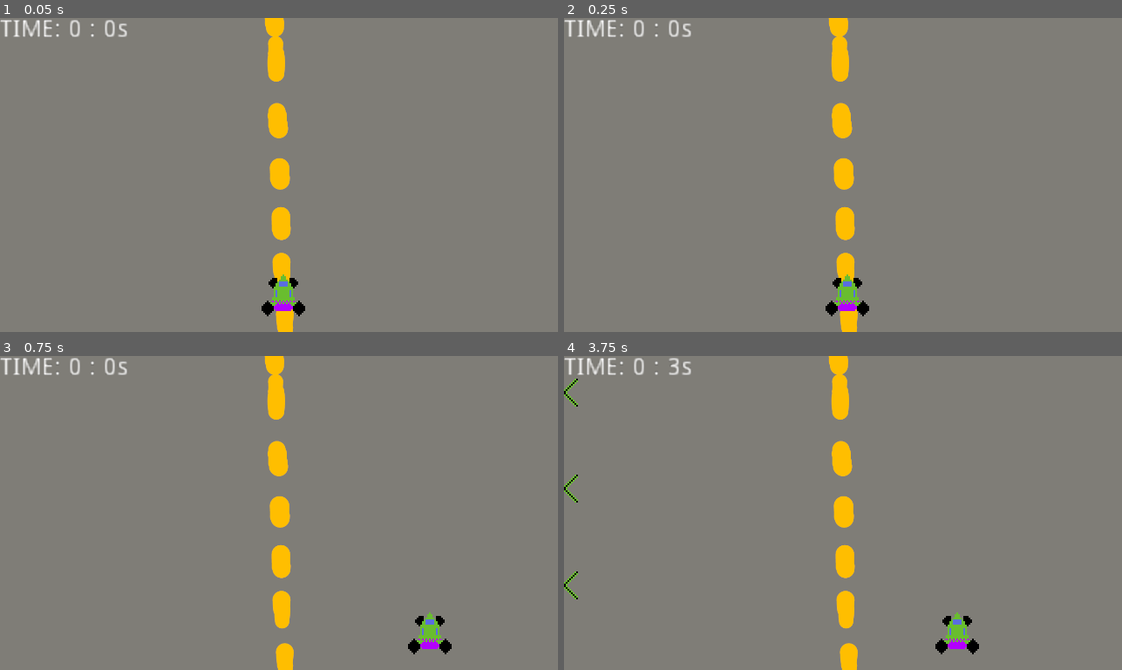
Above: before the commit, frames 1-4 (two rows, left to right).
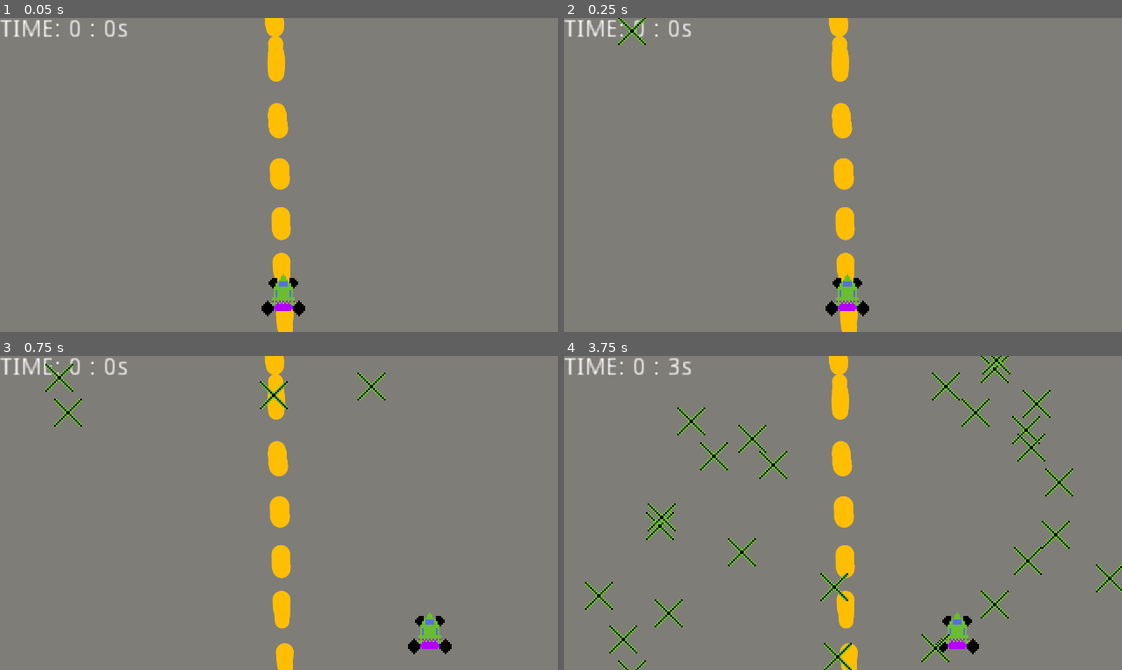
Above: after the commit, the same moments.

Repository: SzymanskiFilip/Racing2D-Godot
Game: Godot game, scene res://Scenes/GameScene.tscn
The game is run twice, just before and just after one commit, with the same random seed, the same clock (stepped at 60 frames per second) and the same inputs.
Inputs:
- Up to frame 1 (0.05 s): no input
- Up to frame 2 (0.25 s): no input
- Up to frame 3 (0.75 s): hold Right (ui_right) from 0.53 s (still down)
- Up to frame 4 (3.75 s): release Right (ui_right) at 1.28 s; hold Left (ui_left) 1.28-2.03 s; hold Right (ui_right) 2.03-3.53 s; hold Left (ui_left) from 3.53 s (still down)

Frame 1 is identical in both runs. In frame 2, 0.1% of the frame differs, in the area x 9-15%, y 0-9%; in frame 3, 0.6%; in frame 4, 4.0%, in the area x 0-100%, y 0-100%.

Commit message:
change scene on car collision

Diff:
--- a/Scenes/GameScene.gd
+++ b/Scenes/GameScene.gd
@@ -1,9 +1,19 @@
 extends Node2D
 
 const OBSTACLE = preload("res://Scenes/Obstacle.tscn")
+var randomizer = RandomNumberGenerator.new()
 
 
 func _on_Timer_timeout():
-	print("SPAWN")
 	var obstacle = OBSTACLE.instance()
+	var randomXPosition = randomizer.randi_range(10, 500)
+	obstacle.position.x = randomXPosition
 	add_child(obstacle)
+
+
+func change_scene():
+	get_tree().change_scene("res://Scenes/EndScreen.tscn")
+
+func _on_Car_LOST():
+	print("CHANGE TO LOSE SCENE")
+	change_scene()
--- a/Scenes/GameScene.tscn
+++ b/Scenes/GameScene.tscn
@@ -16,7 +16,8 @@
 [node name="TimerText" parent="." instance=ExtResource( 3 )]
 
 [node name="Timer" type="Timer" parent="."]
-wait_time = 1.109
+wait_time = 0.1
 autostart = true
 
+[connection signal="LOST" from="Car" to="." method="_on_Car_LOST"]
 [connection signal="timeout" from="Timer" to="." method="_on_Timer_timeout"]
